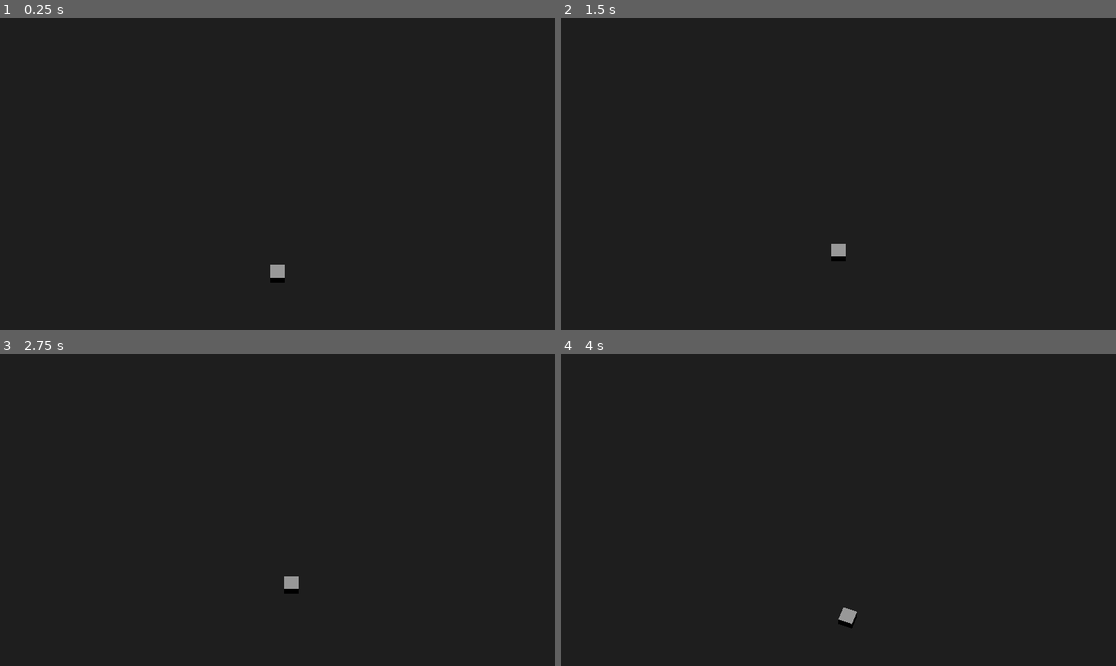
Above: before the commit, frames 1-4 (two rows, left to right).
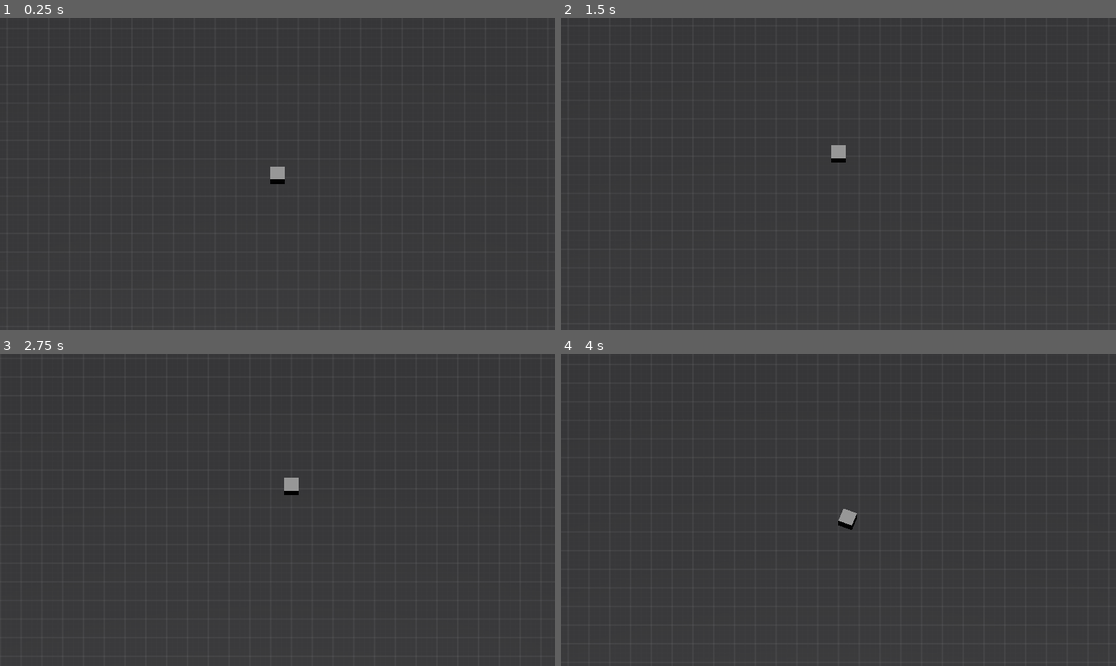
Above: after the commit, the same moments.

Repository: jorie100/Lander
Game: Godot game, scene res://scenes/DebugScene.tscn
Same seed, same stepped clock (60 frames per second), same inputs: the game is played once before the commit and once after it.
Inputs (mouse positions are in pixels of both pictures, inside the frame that each line leads up to):
- Up to frame 1 (0.25 s): no input
- Up to frame 2 (1.5 s): tap Enter at 0.5 s; move the mouse to (960, 158) at 0.52 s; press the mouse at (960, 158) at 0.53 s; tap S (camera_down) at 0.8, 1.35 s; move the mouse to (727, 189) at 1.27 s; release the mouse at (727, 189) at 1.28 s
- Up to frame 3 (2.75 s): tap A (camera_left) at 1.55, 2.1 s; move the mouse to (333, 441) at 2.02 s; tap D (camera_right) at 2.3 s
- Up to frame 4 (4 s): tap Space at 2.75 s; move the mouse to (810, 572) at 2.77 s; tap D (camera_right) at 2.85 s; tap W (camera_up) at 3.05, 3.6 s; tap Enter at 3.5 s; move the mouse to (1005, 556) at 3.52 s; right-click (1005, 556) at 3.8 s

The runs differ from the first frame. In frame 1, 100% of the frame differs, in the area x 0-100%, y 0-100%; in frame 2, 100%; in frame 3, 100%; in frame 4, 100%.

Commit message:
Added camera zoom

Diff:
--- a/project.godot
+++ b/project.godot
@@ -67,6 +67,16 @@
 "events": [Object(InputEventKey,"resource_local_to_scene":false,"resource_name":"","device":-1,"window_id":0,"alt_pressed":false,"shift_pressed":false,"ctrl_pressed":false,"meta_pressed":false,"pressed":false,"keycode":0,"physical_keycode":67,"key_label":0,"unicode":99,"echo":false,"script":null)
 ]
 }
+cam_zoom_up={
+"deadzone": 0.5,
+"events": [Object(InputEventMouseButton,"resource_local_to_scene":false,"resource_name":"","device":-1,"window_id":0,"alt_pressed":false,"shift_pressed":false,"ctrl_pressed":false,"meta_pressed":false,"button_mask":8,"position":Vector2(194, 12),"global_position":Vector2(198, 53),"factor":1.0,"button_index":4,"canceled":false,"pressed":true,"double_click":false,"script":null)
+]
+}
+cam_zoom_down={
+"deadzone": 0.5,
+"events": [Object(InputEventMouseButton,"resource_local_to_scene":false,"resource_name":"","device":-1,"window_id":0,"alt_pressed":false,"shift_pressed":false,"ctrl_pressed":false,"meta_pressed":false,"button_mask":16,"position":Vector2(134, 2),"global_position":Vector2(138, 43),"factor":1.0,"button_index":5,"canceled":false,"pressed":true,"double_click":false,"script":null)
+]
+}
 
 [layer_names]
 
--- a/scenes/DebugScene.tscn
+++ b/scenes/DebugScene.tscn
@@ -4,34 +4,31 @@
 [ext_resource type="PackedScene" uid="uid://dsfky4jfe0wdy" path="res://scenes/world/WorldGenerator.tscn" id="1_858cd"]
 [ext_resource type="Script" path="res://scripts/world/world_settings.gd" id="2_fuvli"]
 [ext_resource type="PackedScene" uid="uid://xq7h4o4vqbxv" path="res://scenes/player/MainCamera.tscn" id="4_gwgv0"]
+[ext_resource type="Material" uid="uid://bwvwtr6vftt3u" path="res://assets/materials/prototype_materials/dark_floor.tres" id="4_ip3fi"]
 [ext_resource type="Shader" path="res://scripts/shaders/grid.gdshader" id="6_umnnq"]
 [ext_resource type="PackedScene" uid="uid://0n25bdi0ds4f" path="res://scenes/player/Player.tscn" id="7_1qfo7"]
 
 [sub_resource type="Resource" id="Resource_eckp6"]
 script = ExtResource("2_fuvli")
-width = 3500
-height = 3500
+width = 512
+height = 512
 floor_height = 0
 spawn_size = 18
 
-[sub_resource type="StandardMaterial3D" id="StandardMaterial3D_5qcv2"]
-specular_mode = 2
-albedo_color = Color(0.12549, 0.12549, 0.12549, 1)
-
-[sub_resource type="ArrayMesh" id="ArrayMesh_y4bph"]
+[sub_resource type="ArrayMesh" id="ArrayMesh_tmhd7"]
 _surfaces = [{
 "aabb": AABB(-8, 0, -8, 16, 1e-05, 16),
 "format": 34359742471,
 "index_count": 6,
 "index_data": PackedByteArray(0, 0, 1, 0, 2, 0, 0, 0, 2, 0, 3, 0),
-"material": SubResource("StandardMaterial3D_5qcv2"),
+"material": ExtResource("4_ip3fi"),
 "primitive": 3,
 "uv_scale": Vector4(0, 0, 0, 0),
 "vertex_count": 4,
 "vertex_data": PackedByteArray(0, 0, 0, 193, 0, 0, 0, 0, 0, 0, 0, 193, 0, 0, 0, 65, 0, 0, 0, 0, 0, 0, 0, 193, 0, 0, 0,  …(203 unchanged characters)…
 }]
 
-[sub_resource type="ConcavePolygonShape3D" id="ConcavePolygonShape3D_3rmom"]
+[sub_resource type="ConcavePolygonShape3D" id="ConcavePolygonShape3D_4184q"]
 data = PackedVector3Array(-8, 0, -8, 8, 0, -8, 8, 0, 8, -8, 0, -8, 8, 0, 8, -8, 0, 8)
 
 [sub_resource type="QuadMesh" id="QuadMesh_i8s0v"]
@@ -55,19 +52,18 @@
 world_settings = SubResource("Resource_eckp6")
 
 [node name="Floor" parent="." instance=ExtResource("1_16ih5")]
-mesh = SubResource("ArrayMesh_y4bph")
-material = SubResource("StandardMaterial3D_5qcv2")
+mesh = SubResource("ArrayMesh_tmhd7")
+material = ExtResource("4_ip3fi")
 
-[node name="Floor_col2" type="StaticBody3D" parent="Floor"]
+[node name="Floor_col" type="StaticBody3D" parent="Floor"]
 collision_mask = 0
 
-[node name="CollisionShape3D" type="CollisionShape3D" parent="Floor/Floor_col2"]
-shape = SubResource("ConcavePolygonShape3D_3rmom")
+[node name="CollisionShape3D" type="CollisionShape3D" parent="Floor/Floor_col"]
+shape = SubResource("ConcavePolygonShape3D_4184q")
 
 [node name="MainCamera" parent="." node_paths=PackedStringArray("grid") instance=ExtResource("4_gwgv0")]
-transform = Transform3D(1, 0, 0, 0, 0.4439, 0.896076, 0, -0.896076, 0.4439, 0, 11.064, 0)
+transform = Transform3D(1, 0, 0, 0, 0.446198, 0.894934, 0, -0.894934, 0.446198, 0, 88.5503, 43.9575)
 current = true
-size = 15.0
 grid = NodePath("../Grid")
 
 [node name="Grid" type="MeshInstance3D" parent="."]
--- a/scenes/player/MainCamera.tscn
+++ b/scenes/player/MainCamera.tscn
@@ -3,8 +3,8 @@
 [ext_resource type="Script" path="res://scripts/player/main_camera.gd" id="1_trxw6"]
 
 [node name="Camera3D" type="Camera3D"]
-transform = Transform3D(1, 0, 0, 0, 0.146083, 0.989272, 0, -0.989272, 0.146083, 0, 0, 0)
+transform = Transform3D(1, 0, 0, 0, 0.446198, 0.894934, 0, -0.894934, 0.446198, 0, 0, 0)
 cull_mask = 1
 projection = 1
-size = 11.5
+size = 15.0
 script = ExtResource("1_trxw6")
--- a/scripts/player/main_camera.gd
+++ b/scripts/player/main_camera.gd
@@ -12,10 +12,13 @@
 var speed = 10.0
 
 var movement_dir: Vector2 = Vector2(0,0)
-var camera_position: Vector3 = Vector3.ZERO
+var camera_position: Vector3
+var camera_zoom: float
 var build_mode: bool = false
 
 func _ready() -> void:
+	camera_position = self.global_position
+	camera_zoom = self.size
 	if grid:
 		grid.visible = build_mode
 
@@ -64,23 +67,31 @@
 					player_moved.emit(mouse_3d_position)
 
 func _process(delta):
+	if Input.is_action_just_released("cam_zoom_down") and camera_zoom < 50:
+		camera_zoom += 100 * delta * (camera_zoom/20)
+	if Input.is_action_just_released("cam_zoom_up") and camera_zoom > 2:
+		camera_zoom -= 100 * delta * (camera_zoom/20)
+	size = lerpf(size, camera_zoom, 10 * delta)
+
 	if Input.get_vector("camera_left", "camera_right", "camera_up", "camera_down") != Vector2(0,0):
 		movement_dir = Input.get_vector("camera_left", "camera_right", "camera_up", "camera_down")
+		camera_position += (Vector3(movement_dir.x, 0.0, movement_dir.y)).normalized() * delta * speed
 	else:
 		movement_dir = Vector2(0.0, 0.0)
-	camera_position += (Vector3(movement_dir.x, 0.0, movement_dir.y)).normalized() * delta * speed
 	global_position.x = lerpf(global_position.x, camera_position.x, 11.0 * delta)
 	global_position.z = lerpf(global_position.z, camera_position.z, 11.0 * delta)
 
 	if grid and build_mode:
-		grid.global_position = raycast_from_camera(1).get("position") + Vector3(0.0,0.01,0.0)
-		grid.get_surface_override_material(0).set_shader_parameter("center", -grid.global_position)
+		var grid_raycast = raycast_from_camera(1)
+		if grid_raycast:
+			grid.global_position = grid_raycast.get("position") + Vector3(0.0,0.01,0.0)
+			grid.get_surface_override_material(0).set_shader_parameter("center", -grid.global_position)
 
 # Raycast desde la camara distancia 100. Acepta capa collision mask
 # Si capa collider_mask = -1, activa todas las capas
 func raycast_from_camera(collider_mask) -> Dictionary:
 	var mouse_pos = get_viewport().get_mouse_position()
-	var ray_length = 100
+	var ray_length = 4000
 	var from = project_ray_origin(mouse_pos)
 	var to = from + project_ray_normal(mouse_pos) * ray_length
 	var space = get_world_3d().direct_space_state
